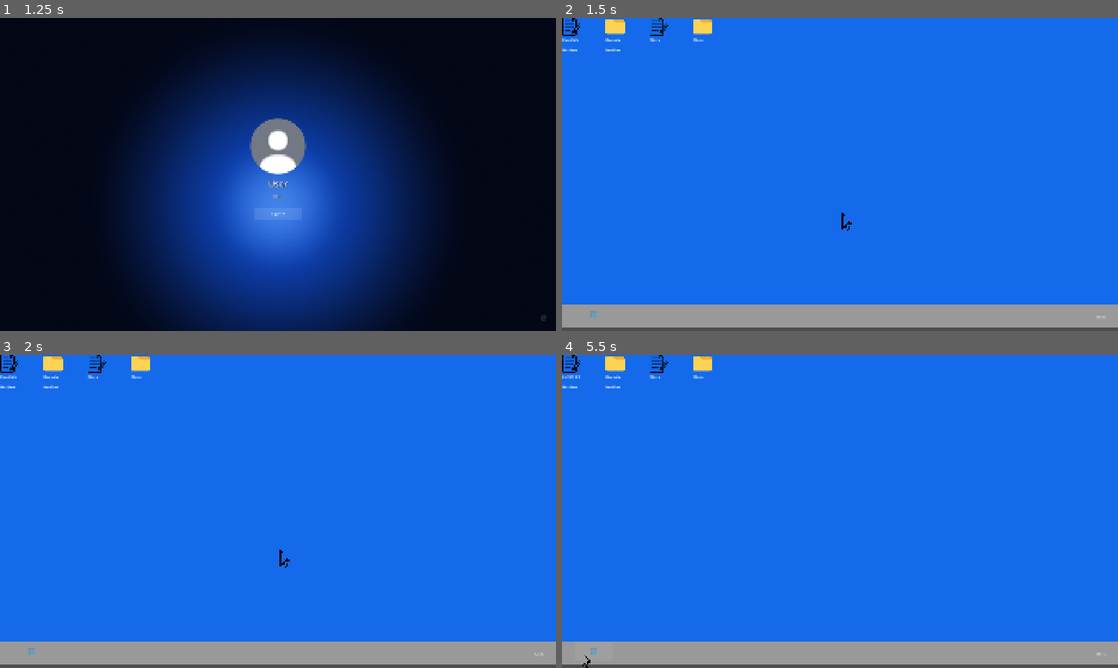
Above: before the commit, frames 1-4 (two rows, left to right).
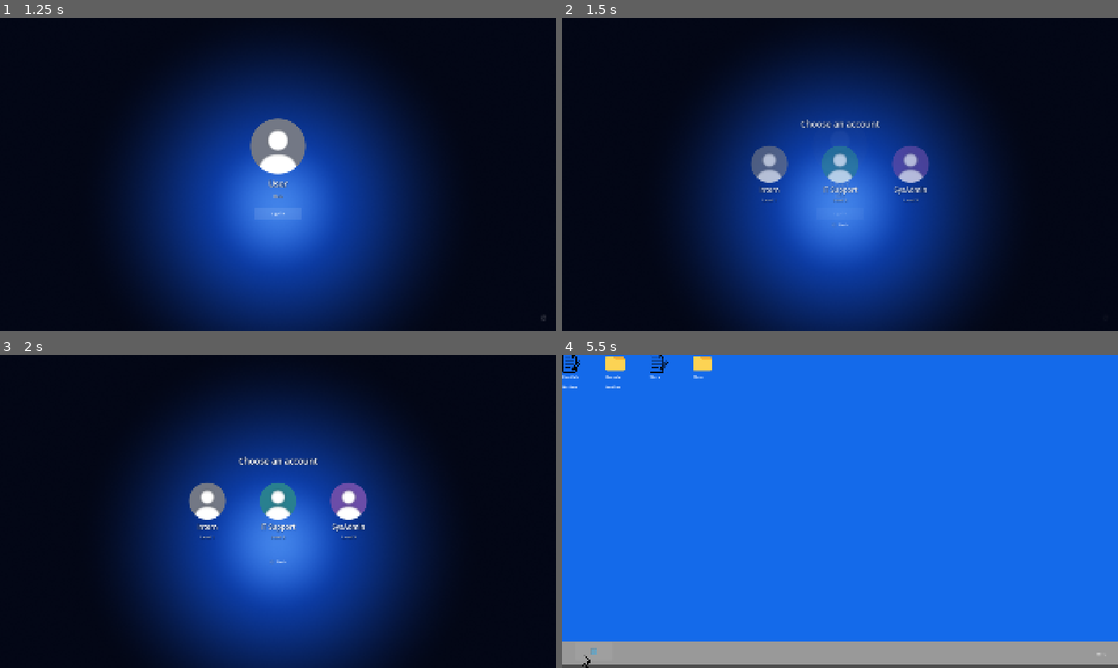
Above: after the commit, the same moments.

Repository: vividskiess/COS30031
Game: Godot game, scene res://UI/LockScreen/Lock_Screen.tscn
Same seed, same stepped clock (60 frames per second), same inputs: the game is played once before the commit and once after it.
Inputs (mouse positions are in pixels of both pictures, inside the frame that each line leads up to):
- Up to frame 1 (1.25 s): tap Enter at 0.5 s; move the mouse to (400, 158) at 0.52 s; click (400, 158) at 0.67 s
- Up to frame 2 (1.5 s): click "Sign in" at 1.25 s
- Up to frame 3 (2 s): no input
- Up to frame 4 (5.5 s): click (767, 511) at 2.02 s; click (578, 652) at 2.75 s; click (562, 383) at 3.52 s; click (606, 383) at 4.27 s; click (578, 652) at 5 s

Frame 1 is identical in both runs. In frame 2, 99% of the frame differs, in the area x 0-100%, y 0-100%; in frame 3, 99%; in frame 4, less than 0.1%.

Commit message:
add account profiles as level selectors

Diff:
--- /dev/null
+++ b/UI/Levels/level_1.tres
@@ -0,0 +1,9 @@
+[gd_resource type="Resource" script_class="LevelData" format=3 uid="uid://0qgabypy4bpf"]
+
+[ext_resource type="Script" uid="uid://lmttvv8hg52p" path="res://UI/Levels/level_data.gd" id="1_data"]
+
+[resource]
+script = ExtResource("1_data")
+account_name = "Intern"
+role = "Level 1"
+avatar_tint = Color(0.45, 0.47, 0.52, 1)
--- /dev/null
+++ b/UI/Levels/level_2.tres
@@ -0,0 +1,9 @@
+[gd_resource type="Resource" script_class="LevelData" format=3 uid="uid://walm18y2dy5t"]
+
+[ext_resource type="Script" uid="uid://lmttvv8hg52p" path="res://UI/Levels/level_data.gd" id="1_data"]
+
+[resource]
+script = ExtResource("1_data")
+account_name = "IT Support"
+role = "Level 2"
+avatar_tint = Color(0.16, 0.5, 0.56, 1)
--- /dev/null
+++ b/UI/Levels/level_3.tres
@@ -0,0 +1,9 @@
+[gd_resource type="Resource" script_class="LevelData" format=3 uid="uid://xxb8jqaywl6e"]
+
+[ext_resource type="Script" uid="uid://lmttvv8hg52p" path="res://UI/Levels/level_data.gd" id="1_data"]
+
+[resource]
+script = ExtResource("1_data")
+account_name = "SysAdmin"
+role = "Level 3"
+avatar_tint = Color(0.42, 0.3, 0.66, 1)
--- /dev/null
+++ b/UI/Levels/level_data.gd
@@ -0,0 +1,6 @@
+class_name LevelData
+extends Resource
+
+@export var account_name := ""
+@export var role := ""
+@export var avatar_tint := Color.WHITE
--- a/UI/LockScreen/Lock_Screen.tscn
+++ b/UI/LockScreen/Lock_Screen.tscn
@@ -5,6 +5,7 @@
 [ext_resource type="PackedScene" uid="uid://c4notg5x3kt0i" path="res://UI/LockScreen/lock_view.tscn" id="3_lock"]
 [ext_resource type="PackedScene" uid="uid://j1u05qk4e7v2" path="res://UI/LockScreen/login_view.tscn" id="4_login"]
 [ext_resource type="Script" uid="uid://2pecpd425s66" path="res://UI/LockScreen/lock_screen.gd" id="5_script"]
+[ext_resource type="PackedScene" uid="uid://f6aowyrr2nig" path="res://UI/LockScreen/level_select_view.tscn" id="6_levels"]
 
 [sub_resource type="Animation" id="Animation_reset"]
 resource_name = "RESET"
@@ -81,6 +82,30 @@
 "update": 1,
 "values": [false]
 }
+tracks/6/type = "value"
+tracks/6/imported = false
+tracks/6/enabled = true
+tracks/6/path = NodePath("LevelSelectView:modulate")
+tracks/6/interp = 1
+tracks/6/loop_wrap = true
+tracks/6/keys = {
+"times": PackedFloat32Array(0),
+"transitions": PackedFloat32Array(1),
+"update": 0,
+"values": [Color(1, 1, 1, 1)]
+}
+tracks/7/type = "value"
+tracks/7/imported = false
+tracks/7/enabled = true
+tracks/7/path = NodePath("LevelSelectView:visible")
+tracks/7/interp = 1
+tracks/7/loop_wrap = true
+tracks/7/keys = {
+"times": PackedFloat32Array(0),
+"transitions": PackedFloat32Array(1),
+"update": 1,
+"values": [false]
+}
 
 [sub_resource type="Animation" id="Animation_unlock"]
 resource_name = "unlock"
@@ -234,10 +259,116 @@
 "values": [true, false]
 }
 
+[sub_resource type="Animation" id="Animation_show_levels"]
+resource_name = "show_levels"
+length = 0.35
+tracks/0/type = "value"
+tracks/0/imported = false
+tracks/0/enabled = true
+tracks/0/path = NodePath("LoginView:modulate")
+tracks/0/interp = 1
+tracks/0/loop_wrap = true
+tracks/0/keys = {
+"times": PackedFloat32Array(0, 0.35),
+"transitions": PackedFloat32Array(0.4, 1),
+"update": 0,
+"values": [Color(1, 1, 1, 1), Color(1, 1, 1, 0)]
+}
+tracks/1/type = "value"
+tracks/1/imported = false
+tracks/1/enabled = true
+tracks/1/path = NodePath("LoginView:visible")
+tracks/1/interp = 1
+tracks/1/loop_wrap = true
+tracks/1/keys = {
+"times": PackedFloat32Array(0, 0.35),
+"transitions": PackedFloat32Array(1, 1),
+"update": 1,
+"values": [true, false]
+}
+tracks/2/type = "value"
+tracks/2/imported = false
+tracks/2/enabled = true
+tracks/2/path = NodePath("LevelSelectView:modulate")
+tracks/2/interp = 1
+tracks/2/loop_wrap = true
+tracks/2/keys = {
+"times": PackedFloat32Array(0, 0.35),
+"transitions": PackedFloat32Array(0.4, 1),
+"update": 0,
+"values": [Color(1, 1, 1, 0), Color(1, 1, 1, 1)]
+}
+tracks/3/type = "value"
+tracks/3/imported = false
+tracks/3/enabled = true
+tracks/3/path = NodePath("LevelSelectView:visible")
+tracks/3/interp = 1
+tracks/3/loop_wrap = true
+tracks/3/keys = {
+"times": PackedFloat32Array(0),
+"transitions": PackedFloat32Array(1),
+"update": 1,
+"values": [true]
+}
+
+[sub_resource type="Animation" id="Animation_show_login"]
+resource_name = "show_login"
+length = 0.35
+tracks/0/type = "value"
+tracks/0/imported = false
+tracks/0/enabled = true
+tracks/0/path = NodePath("LevelSelectView:modulate")
+tracks/0/interp = 1
+tracks/0/loop_wrap = true
+tracks/0/keys = {
+"times": PackedFloat32Array(0, 0.35),
+"transitions": PackedFloat32Array(0.4, 1),
+"update": 0,
+"values": [Color(1, 1, 1, 1), Color(1, 1, 1, 0)]
+}
+tracks/1/type = "value"
+tracks/1/imported = false
+tracks/1/enabled = true
+tracks/1/path = NodePath("LevelSelectView:visible")
+tracks/1/interp = 1
+tracks/1/loop_wrap = true
+tracks/1/keys = {
+"times": PackedFloat32Array(0, 0.35),
+"transitions": PackedFloat32Array(1, 1),
+"update": 1,
+"values": [true, false]
+}
+tracks/2/type = "value"
+tracks/2/imported = false
+tracks/2/enabled = true
+tracks/2/path = NodePath("LoginView:modulate")
+tracks/2/interp = 1
+tracks/2/loop_wrap = true
+tracks/2/keys = {
+"times": PackedFloat32Array(0, 0.35),
+"transitions": PackedFloat32Array(0.4, 1),
+"update": 0,
+"values": [Color(1, 1, 1, 0), Color(1, 1, 1, 1)]
+}
+tracks/3/type = "value"
+tracks/3/imported = false
+tracks/3/enabled = true
+tracks/3/path = NodePath("LoginView:visible")
+tracks/3/interp = 1
+tracks/3/loop_wrap = true
+tracks/3/keys = {
+"times": PackedFloat32Array(0),
+"transitions": PackedFloat32Array(1),
+"update": 1,
+"values": [true]
+}
+
 [sub_resource type="AnimationLibrary" id="AnimationLibrary_lock"]
 _data = {
 &"RESET": SubResource("Animation_reset"),
 &"lock": SubResource("Animation_lock"),
+&"show_levels": SubResource("Animation_show_levels"),
+&"show_login": SubResource("Animation_show_login"),
 &"unlock": SubResource("Animation_unlock")
 }
 
@@ -261,9 +392,14 @@
 visible = false
 layout_mode = 1
 
+[node name="LevelSelectView" parent="." instance=ExtResource("6_levels")]
+visible = false
+layout_mode = 1
+
 [node name="AnimationPlayer" type="AnimationPlayer" parent="."]
 libraries = {
 &"": SubResource("AnimationLibrary_lock")
 }
 
-[connection signal="signed_in" from="LoginView" to="." method="_on_login_view_signed_in"]
+[connection signal="signed_in" from="LoginView" to="AnimationPlayer" method="play" binds= [&"show_levels"]]
+[connection signal="back_requested" from="LevelSelectView" to="AnimationPlayer" method="play" binds= [&"show_login"]]
--- /dev/null
+++ b/UI/LockScreen/account_card.gd
@@ -0,0 +1,7 @@
+extends Button
+
+
+func setup(level: LevelData) -> void:
+	%Name.text = level.account_name
+	%Role.text = level.role
+	%AvatarFrame.self_modulate = level.avatar_tint
--- /dev/null
+++ b/UI/LockScreen/account_card.tscn
@@ -0,0 +1,56 @@
+[gd_scene format=3 uid="uid://bayfcyk21jxgx"]
+
+[ext_resource type="Script" uid="uid://pa5w8gckasds" path="res://UI/LockScreen/account_card.gd" id="1_card"]
+[ext_resource type="Texture2D" uid="uid://wv6lehbdodgp" path="res://UI/Assets/Icons/avatar.svg" id="2_avatar"]
+
+[node name="AccountCard" type="Button"]
+layout_mode = 3
+custom_minimum_size = Vector2(220, 250)
+theme_type_variation = &"UserListButton"
+script = ExtResource("1_card")
+
+[node name="Content" type="VBoxContainer" parent="."]
+layout_mode = 1
+anchors_preset = 15
+anchor_right = 1.0
+anchor_bottom = 1.0
+offset_left = 12.0
+offset_top = 16.0
+offset_right = -12.0
+offset_bottom = -16.0
+grow_horizontal = 2
+grow_vertical = 2
+mouse_filter = 2
+theme_override_constants/separation = 8
+alignment = 1
+
+[node name="AvatarFrame" type="PanelContainer" parent="Content"]
+unique_name_in_owner = true
+clip_children = 2
+custom_minimum_size = Vector2(128, 128)
+layout_mode = 2
+size_flags_horizontal = 4
+mouse_filter = 2
+theme_type_variation = &"AvatarFrame"
+
+[node name="Avatar" type="TextureRect" parent="Content/AvatarFrame"]
+layout_mode = 2
+mouse_filter = 2
+texture = ExtResource("2_avatar")
+expand_mode = 1
+stretch_mode = 5
+
+[node name="Name" type="Label" parent="Content"]
+unique_name_in_owner = true
+layout_mode = 2
+theme_type_variation = &"LockUserLabel"
+theme_override_font_sizes/font_size = 24
+text = "Account"
+horizontal_alignment = 1
+
+[node name="Role" type="Label" parent="Content"]
+unique_name_in_owner = true
+layout_mode = 2
+theme_type_variation = &"LockCaptionLabel"
+text = "Role"
+horizontal_alignment = 1
--- /dev/null
+++ b/UI/LockScreen/level_select_view.gd
@@ -0,0 +1,24 @@
+extends Control
+
+signal back_requested
+
+const MAIN_WORLD := "res://Objects/Main_World.tscn"
+
+@export var account_card: PackedScene
+@export var levels: Array[LevelData] = []
+
+
+func _ready() -> void:
+	for level in levels:
+		var card := account_card.instantiate()
+		%Accounts.add_child(card)
+		card.setup(level)
+		card.pressed.connect(_on_account_pressed)
+
+
+func _on_account_pressed() -> void:
+	get_tree().change_scene_to_file(MAIN_WORLD)
+
+
+func _on_back_pressed() -> void:
+	back_requested.emit()
--- /dev/null
+++ b/UI/LockScreen/level_select_view.tscn
@@ -0,0 +1,69 @@
+[gd_scene format=3 uid="uid://f6aowyrr2nig"]
+
+[ext_resource type="Script" uid="uid://nardp1r8b3s2" path="res://UI/LockScreen/level_select_view.gd" id="1_view"]
+[ext_resource type="Texture2D" uid="uid://7m881xdjgx2s" path="res://UI/Assets/Icons/FluentUI-system-icons/Arrow Left/SVG/ic_fluent_arrow_left_20_regular_white.svg" id="2_back"]
+[ext_resource type="PackedScene" uid="uid://bayfcyk21jxgx" path="res://UI/LockScreen/account_card.tscn" id="3_card"]
+[ext_resource type="Script" uid="uid://lmttvv8hg52p" path="res://UI/Levels/level_data.gd" id="4_data"]
+[ext_resource type="Resource" uid="uid://0qgabypy4bpf" path="res://UI/Levels/level_1.tres" id="5_level1"]
+[ext_resource type="Resource" uid="uid://walm18y2dy5t" path="res://UI/Levels/level_2.tres" id="6_level2"]
+[ext_resource type="Resource" uid="uid://xxb8jqaywl6e" path="res://UI/Levels/level_3.tres" id="7_level3"]
+
+[sub_resource type="InputEventAction" id="InputEventAction_cancel"]
+action = &"ui_cancel"
+
+[sub_resource type="Shortcut" id="Shortcut_cancel"]
+events = [SubResource("InputEventAction_cancel")]
+
+[node name="LevelSelectView" type="Control"]
+layout_mode = 3
+anchors_preset = 15
+anchor_right = 1.0
+anchor_bottom = 1.0
+grow_horizontal = 2
+grow_vertical = 2
+mouse_filter = 2
+script = ExtResource("1_view")
+account_card = ExtResource("3_card")
+levels = Array[ExtResource("4_data")]([ExtResource("5_level1"), ExtResource("6_level2"), ExtResource("7_level3")])
+
+[node name="Content" type="VBoxContainer" parent="."]
+layout_mode = 1
+anchors_preset = 8
+anchor_left = 0.5
+anchor_top = 0.5
+anchor_right = 0.5
+anchor_bottom = 0.5
+offset_left = -480.0
+offset_top = -220.0
+offset_right = 480.0
+offset_bottom = 220.0
+grow_horizontal = 2
+grow_vertical = 2
+mouse_filter = 2
+theme_override_constants/separation = 28
+alignment = 1
+
+[node name="Title" type="Label" parent="Content"]
+layout_mode = 2
+theme_type_variation = &"LockUserLabel"
+text = "Choose an account"
+horizontal_alignment = 1
+
+[node name="Accounts" type="HBoxContainer" parent="Content"]
+unique_name_in_owner = true
+layout_mode = 2
+mouse_filter = 2
+theme_override_constants/separation = 24
+alignment = 1
+
+[node name="Back" type="Button" parent="Content"]
+layout_mode = 2
+size_flags_horizontal = 4
+focus_mode = 0
+theme_type_variation = &"LockIconButton"
+shortcut = SubResource("Shortcut_cancel")
+shortcut_in_tooltip = false
+text = "Back"
+icon = ExtResource("2_back")
+
+[connection signal="pressed" from="Content/Back" to="." method="_on_back_pressed"]
--- a/UI/LockScreen/lock_screen.gd
+++ b/UI/LockScreen/lock_screen.gd
@@ -1,6 +1,4 @@
 extends Control
-
-const MAIN_WORLD := "res://Objects/Main_World.tscn"
 
 @onready var lock_view: Control = $LockView
 @onready var login_view: Control = $LoginView
@@ -18,9 +16,5 @@
 		animation_player.play("lock")
 
 
-func _on_login_view_signed_in() -> void:
-	get_tree().change_scene_to_file(MAIN_WORLD)
-
-
 func _is_press(event: InputEvent) -> bool:
 	return (event is InputEventKey or event is InputEventMouseButton) and event.is_pressed() and not event.is_echo()
Not shown, added: UI/Levels/level_data.gd.uid
Not shown, added: UI/LockScreen/account_card.gd.uid
Not shown, added: UI/LockScreen/level_select_view.gd.uid
